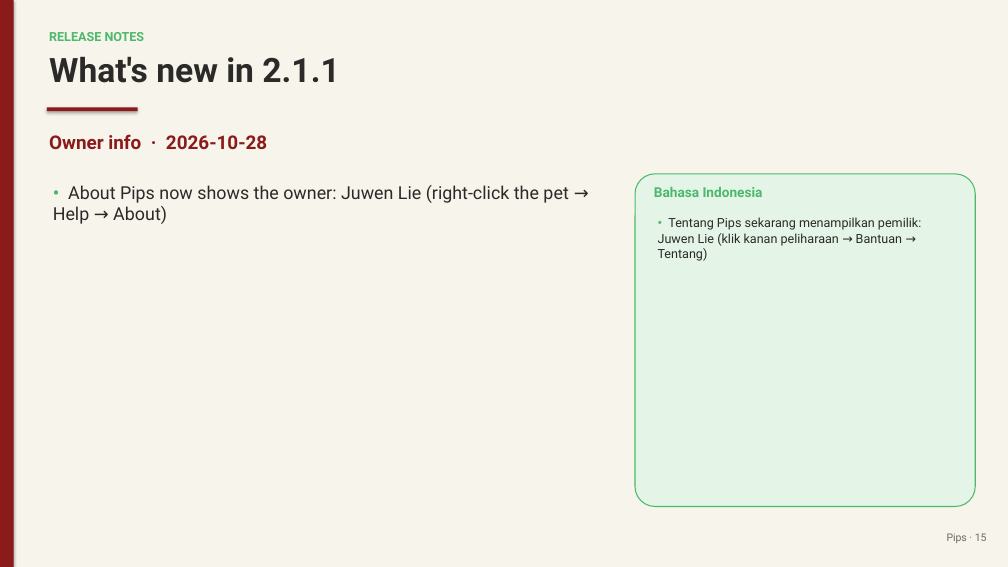
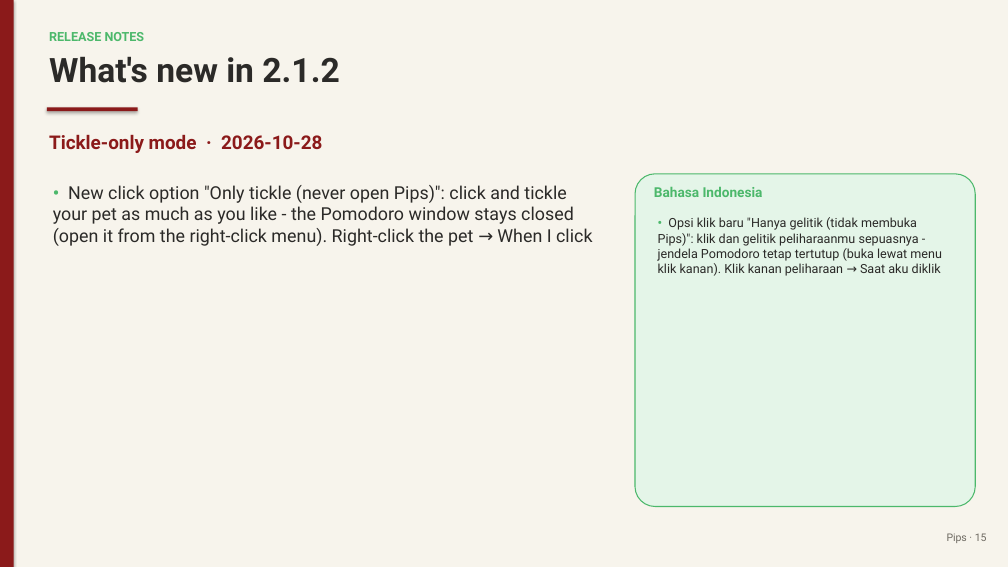
Before and after one commit to juw12/projects, a slide deck: slide 15 of apps/pips/web/download/Pips-Guide.pptx. Drawn at 1008x567 pixels with LibreOffice and Linux fonts; fonts in the diff are those of the drawing. Boxes give left, top, right and bottom in pixels: in the first picture for what was removed or moved away, otherwise in the second. Text is boxed around its words. In the diff, an @@ line names an element or a change of style, - is before the commit and + after.

Commit message:
pips 2.1.2: Tickle-only mode

```diff
--- a/apps/pips/web/download/Pips-Guide.pptx
+++ b/apps/pips/web/download/Pips-Guide.pptx
@@ text at [49,56,339,83]: text changed @@
-What's new in 2.1.1
+What's new in 2.1.2
@@ text at [49,134,322,153]: text changed @@
-Owner info · 2026-10-28
+Tickle-only mode · 2026-10-28
@@ text at [53,185,592,246]: text changed @@
-• About Pips now shows the owner: Juwen Lie (right-click the pet → Help → About)
+• New click option "Only tickle (never open Pips)": click and tickle your pet as much as you like - the Pomodoro window stays closed (open it from the right-click menu). Right-click the pet → When I click
@@ text at [658,217,942,276]: text changed @@
-• Tentang Pips sekarang menampilkan pemilik: Juwen Lie (klik kanan peliharaan → Bantuan → Tentang)
+• Opsi klik baru "Hanya gelitik (tidak membuka Pips)": klik dan gelitik peliharaanmu sepuasnya - jendela Pomodoro tetap tertutup (buka lewat menu klik kanan). Klik kanan peliharaan → Saat aku diklik
```
Also in this commit, not shown: 4 other slides changed, 8 other files.
